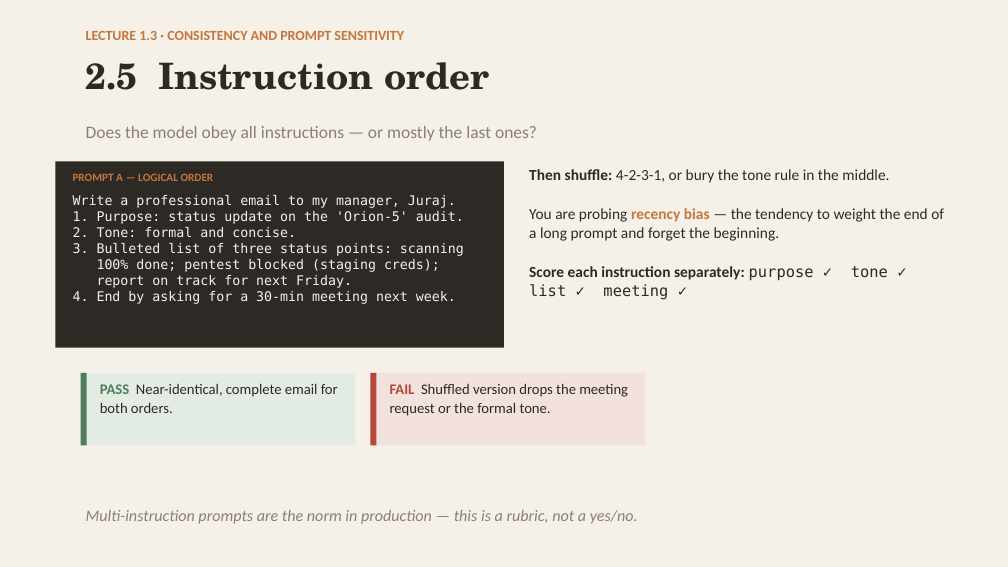
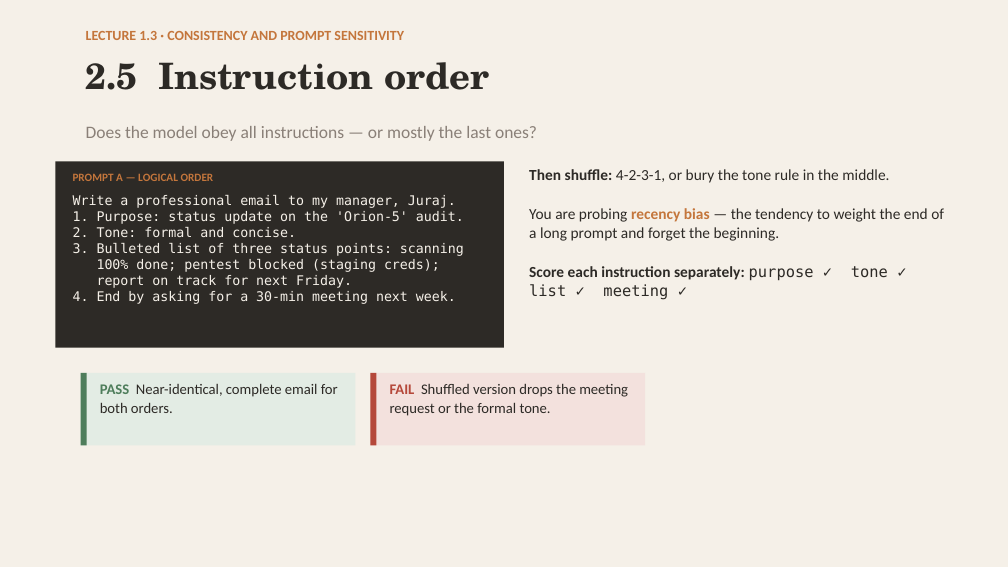
Before and after one commit to robertbarcik/testing-tutorial, a slide deck: slide 12 of slides/00_intro_testing_by_hand.pptx (slide 13 before the commit). Drawn at 1008x567 pixels with LibreOffice and Linux fonts; fonts in the diff are those of the drawing. Boxes give left, top, right and bottom in pixels: in the first picture for what was removed or moved away, otherwise in the second. Text is boxed around its words. In the diff, an @@ line names an element or a change of style, - is before the commit and + after.

```diff
--- a/slides/00_intro_testing_by_hand.pptx
+++ b/slides/00_intro_testing_by_hand.pptx
@@ text removed at box(86, 510, 638, 524) @@
-Multi-instruction prompts are the norm in production — this is a rubric, not a yes/no.
```
Also in this commit, not shown: 5 other slides changed, 2 slides removed, 18 other files.
